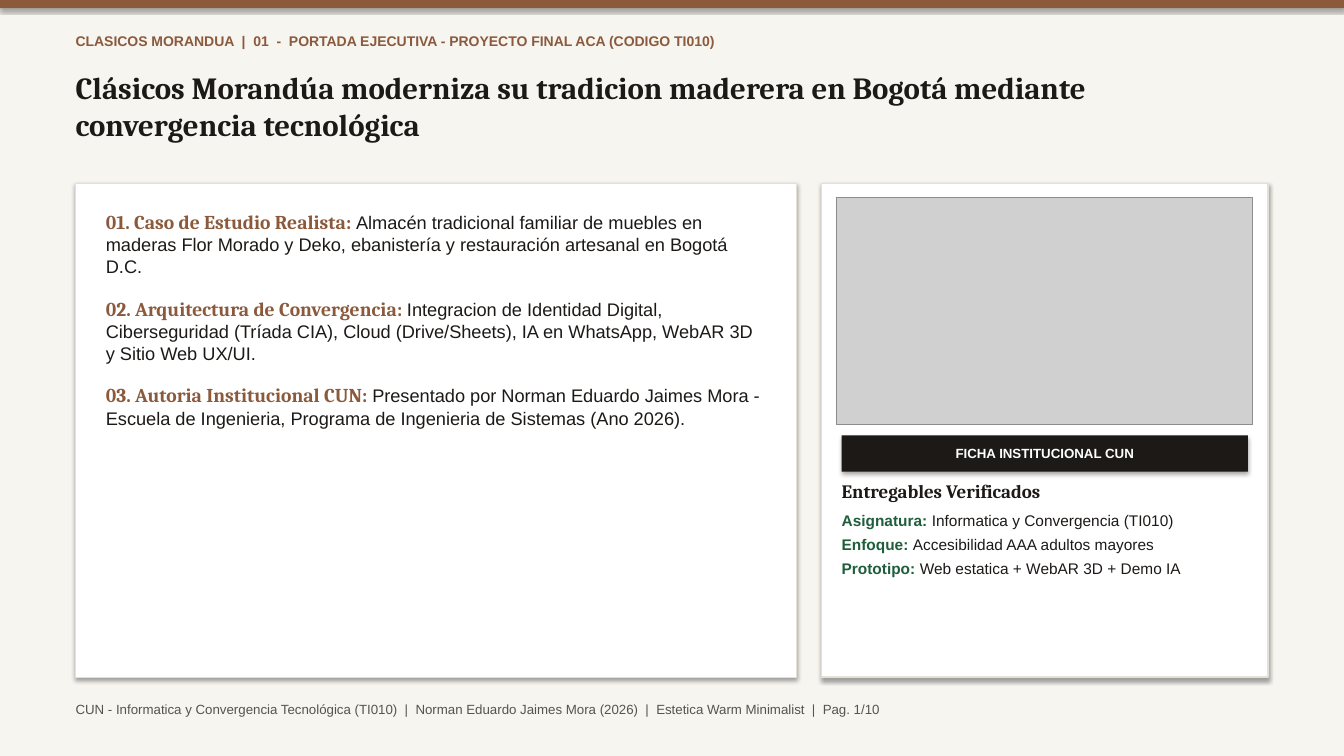
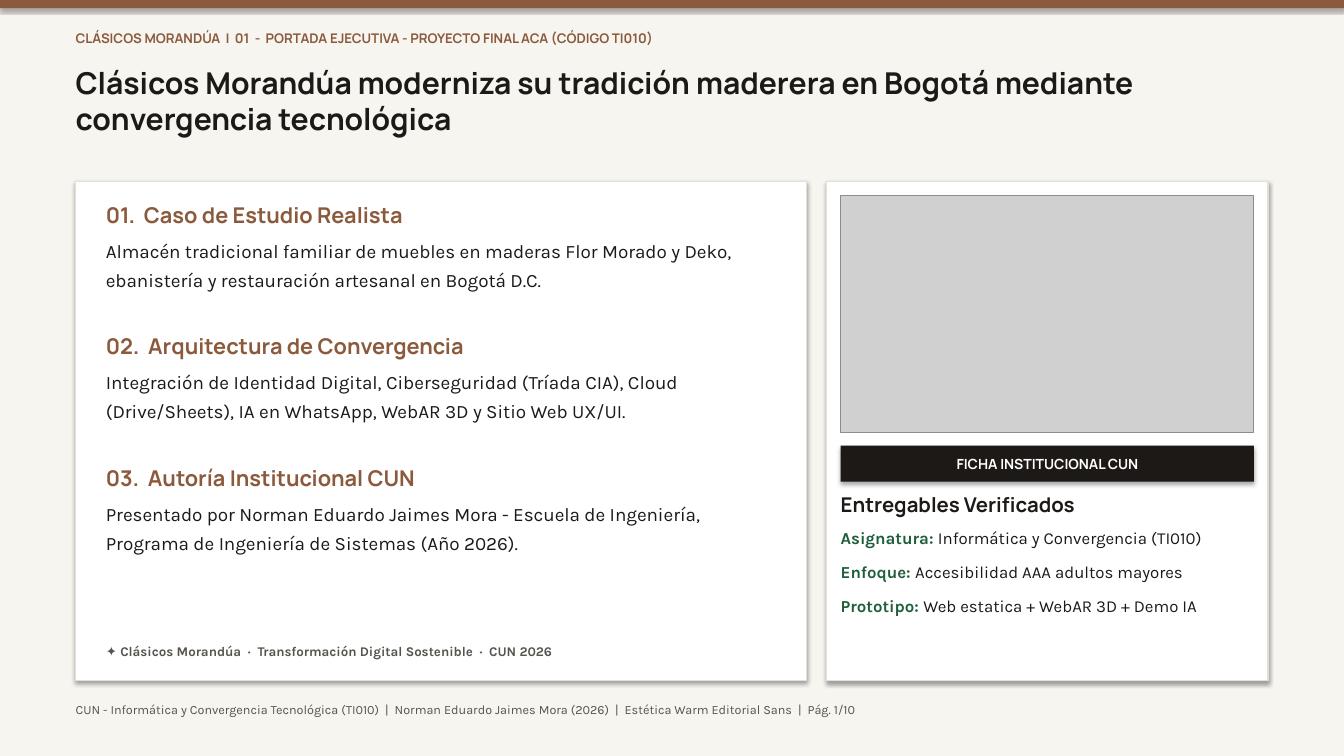
Before and after one commit to TheNormanJames/CUN-Informatica-y-convergencia, a slide deck: slide 1 of docs/ProyectoFinal_Norman_Jaimes.pptx. Drawn at 1344x756 pixels with LibreOffice and Linux fonts; fonts in the diff are those of the drawing; grey boxes stand for pictures. Boxes give left, top, right and bottom in pixels: in the first picture for what was removed or moved away, otherwise in the second. Text is boxed around its words. In the diff, an @@ line names an element or a change of style, - is before the commit and + after.

Commit message:
feat(design-system): enforce sans-serif Outfit/Plus Jakarta Sans, fix slide spacings and proportional image cropping

```diff
--- a/docs/ProyectoFinal_Norman_Jaimes.pptx
+++ b/docs/ProyectoFinal_Norman_Jaimes.pptx
@@ text at (x1=76, y1=30, x2=653, y2=45): text changed; size 10 to 9.5 pt; font Arial to Manrope @@
-CLASICOS MORANDUA | 01 - PORTADA EJECUTIVA - PROYECTO FINAL ACA (CODIGO TI010)
+CLÁSICOS MORANDÚA | 01 - PORTADA EJECUTIVA - PROYECTO FINAL ACA (CÓDIGO TI010)
@@ text at (x1=76, y1=70, x2=1133, y2=138): text changed; size 22 to 21.5 pt; font Cambria to Manrope @@
-Clásicos Morandúa moderniza su tradicion maderera en Bogotá mediante convergencia tecnológica
+Clásicos Morandúa moderniza su tradición maderera en Bogotá mediante convergencia tecnológica
@@ rectangle resized from (x1=76, y1=184, x2=797, y2=678) to (x1=76, y1=181, x2=807, y2=681) @@
@@ text at (x1=106, y1=207, x2=732, y2=555): text changed; size 13 to 13.5 pt; font Arial to Karla @@
-01. Caso de Estudio Realista: Almacén tradicional familiar de muebles en maderas Flor Morado y Deko, ebanistería y restauración artesanal en Bogotá D.C.
-02. Arquitectura de Convergencia: Integracion de Identidad Digital, Ciberseguridad (Tríada CIA), Cloud (Drive/Sheets), IA en WhatsApp, WebAR 3D y Sitio Web UX/UI.
-03. Autoria Institucional CUN: Presentado por Norman Eduardo Jaimes Mora - Escuela de Ingenieria, Programa de Ingenieria de Sistemas (Ano 2026).
+01. Caso de Estudio Realista
+Almacén tradicional familiar de muebles en maderas Flor Morado y Deko, ebanistería y restauración artesanal en Bogotá D.C.
+02. Arquitectura de Convergencia
+Integración de Identidad Digital, Ciberseguridad (Tríada CIA), Cloud (Drive/Sheets), IA en WhatsApp, WebAR 3D y Sitio Web UX/UI.
+03. Autoría Institucional CUN
+Presentado por Norman Eduardo Jaimes Mora - Escuela de Ingeniería, Programa de Ingeniería de Sistemas (Año 2026).
@@ rectangle resized from (x1=822, y1=184, x2=1268, y2=678) to (x1=827, y1=181, x2=1268, y2=681) @@
@@ picture resized from (x1=837, y1=198, x2=1253, y2=424) to (x1=841, y1=196, x2=1254, y2=433) @@
@@ rectangle "FICHA INSTITUCIONAL CUN" resized from (x1=842, y1=436, x2=1248, y2=472) to (x1=841, y1=446, x2=1254, y2=482) @@
@@ rectangle "FICHA INSTITUCIONAL CUN" at (x1=841, y1=446, x2=1254, y2=482): size 9.5 to 10 pt, font Arial to Manrope @@
@@ text at (x1=841, y1=497, x2=1196, y2=616): size 13.5 to 14.5 pt, font Cambria to Manrope in "Entregables Verificados"; size 11 to 12 pt, font Arial to Karla in "Enfoque: Accesibilidad AAA adultos mayores", "Prototipo: Web estatica + WebAR 3D + ..."; more space between paragraphs @@
@@ text "Entregables Verificados" moved from (x1=842, y1=484, x2=1181, y2=577) to (x1=841, y1=497, x2=1201, y2=616) @@
@@ text at (x1=841, y1=531, x2=1201, y2=548): text changed; size 11 to 12 pt; font Arial to Karla @@
-Asignatura: Informatica y Convergencia (TI010)
+Asignatura: Informática y Convergencia (TI010)
@@ text added at (x1=120, y1=645, x2=553, y2=660), 9.5 pt, text #57534E, bold @@
+✦ Clásicos Morandúa · Transformación Digital Sostenible · CUN 2026
@@ text at (x1=76, y1=704, x2=855, y2=717): text changed; size 9.5 to 9 pt; font Arial to Karla @@
-CUN - Informatica y Convergencia Tecnológica (TI010) | Norman Eduardo Jaimes Mora (2026) | Estetica Warm Minimalist | Pag. 1/10
+CUN - Informática y Convergencia Tecnológica (TI010) | Norman Eduardo Jaimes Mora (2026) | Estética Warm Editorial Sans | Pág. 1/10
```
Also in this commit, not shown: 9 other slides changed, 7 other files.
